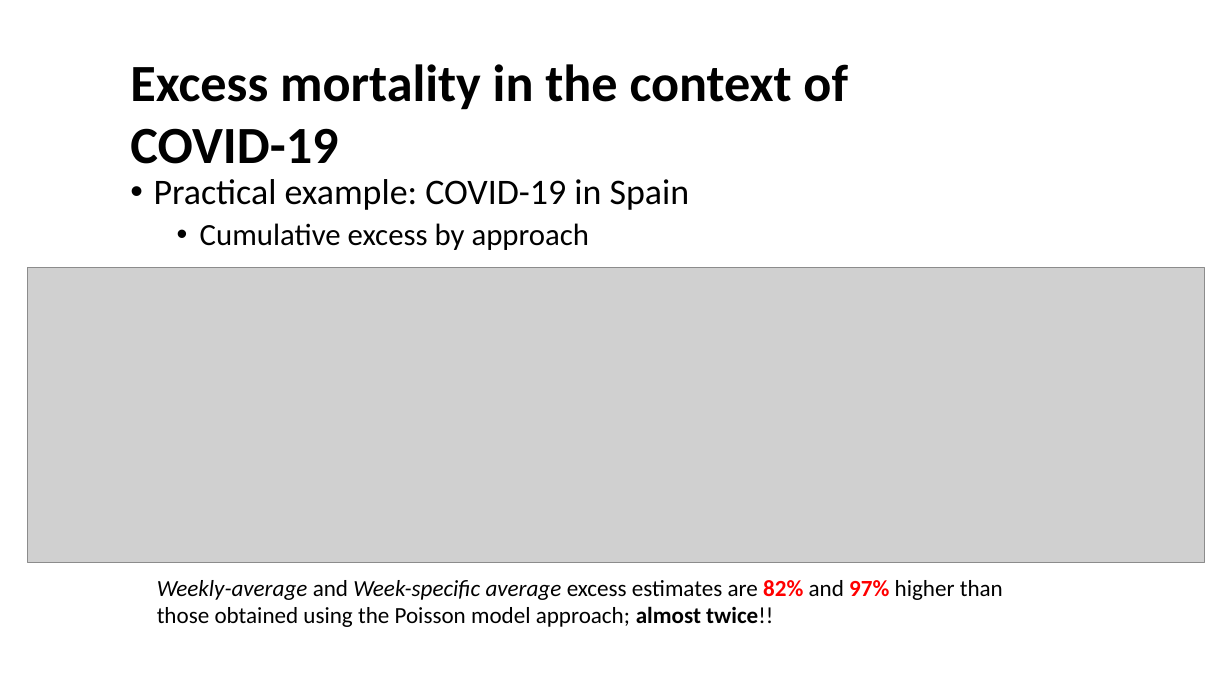
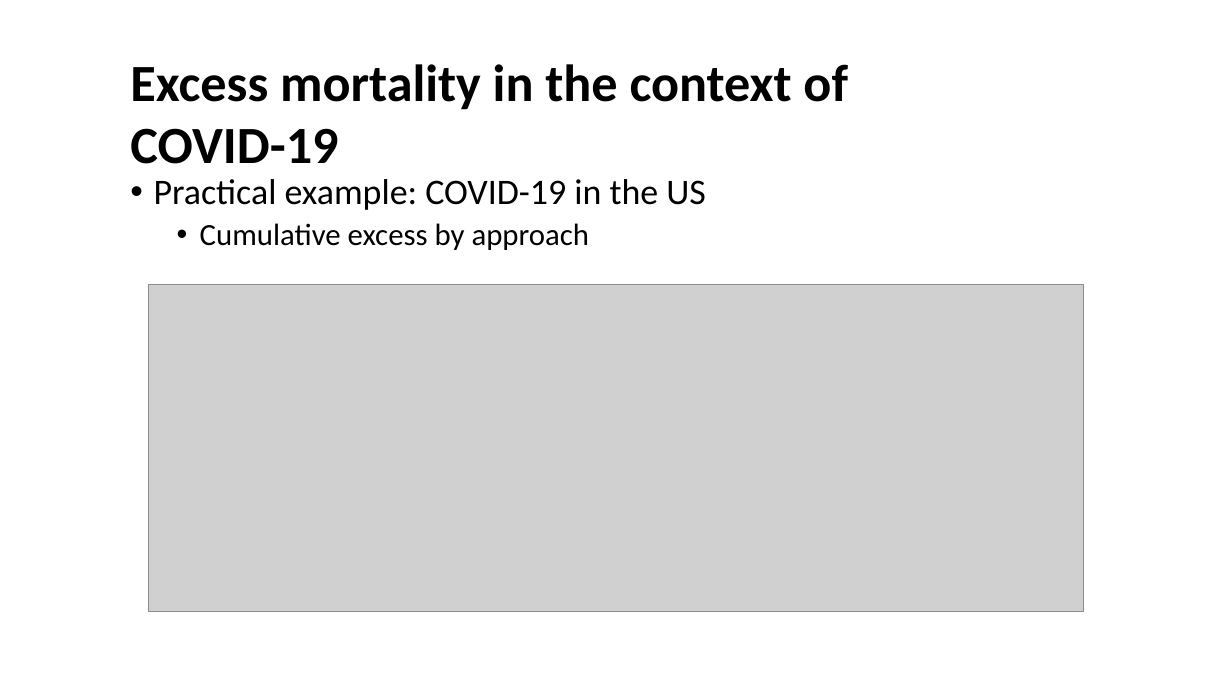
Before and after one commit to kikeacosta/edsd23_apc, a slide deck: slide 11 of slides/04_excess_mortality.pptx. Drawn at 1232x693 pixels with LibreOffice and Linux fonts; fonts in the diff are those of the drawing; grey boxes stand for pictures. Boxes give left, top, right and bottom in pixels: in the first picture for what was removed or moved away, otherwise in the second. Text is boxed around its words. In the diff, an @@ line names an element or a change of style, - is before the commit and + after.

```diff
--- a/slides/04_excess_mortality.pptx
+++ b/slides/04_excess_mortality.pptx
@@ text at [154,179,705,210]: text changed @@
-• Practical example: COVID-19 in Spain
+• Practical example: COVID-19 in the US
@@ picture: place and size @@
-picture at [28,268,1205,562]
+picture at [148,285,1083,612]
@@ text removed at [157,580,1003,627] @@
-Weekly-average and Week-specific average excess estimates are 82% and 97% higher than those obtained using the Poisson model approach; almost twice!!
```
Also in this commit, not shown: 6 other slides changed, 1 slide added, 10 other files.
